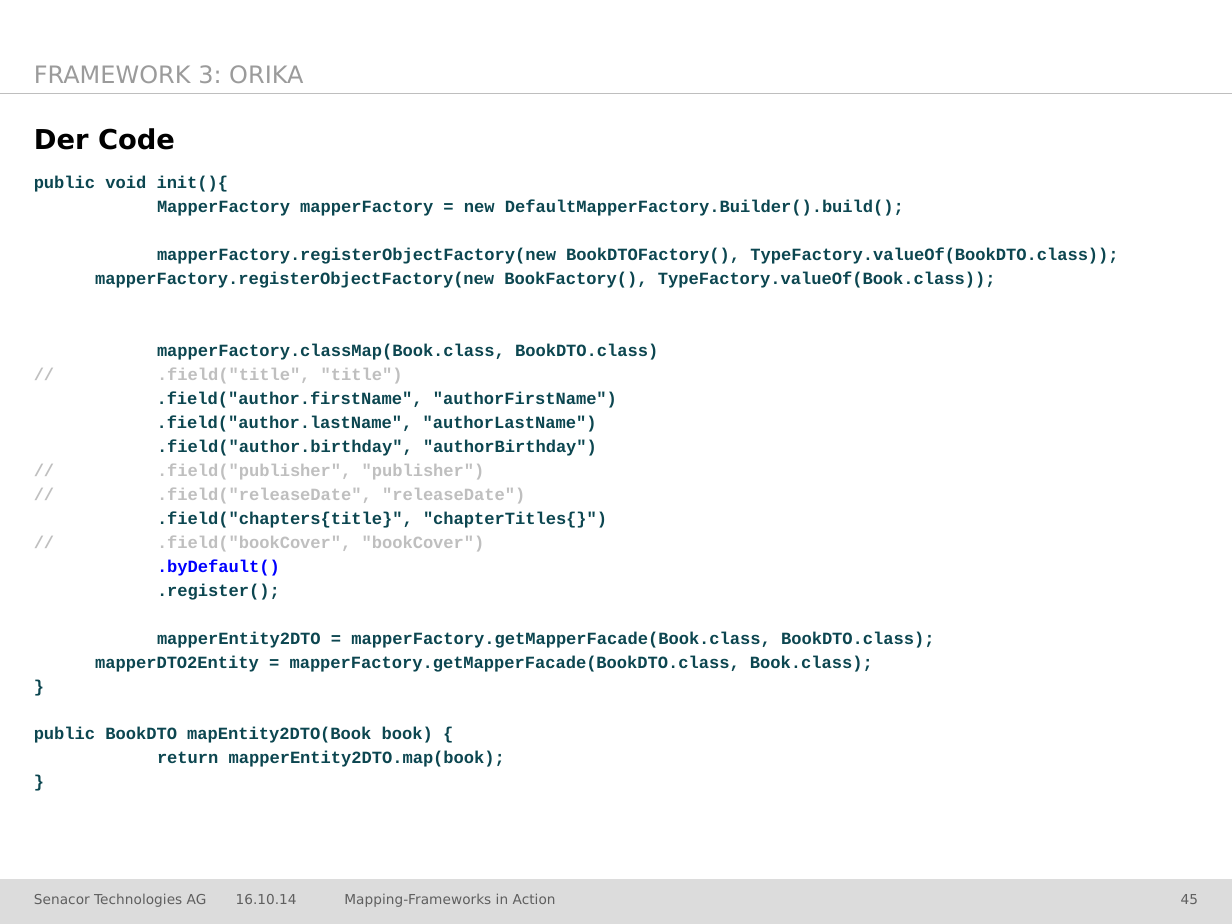
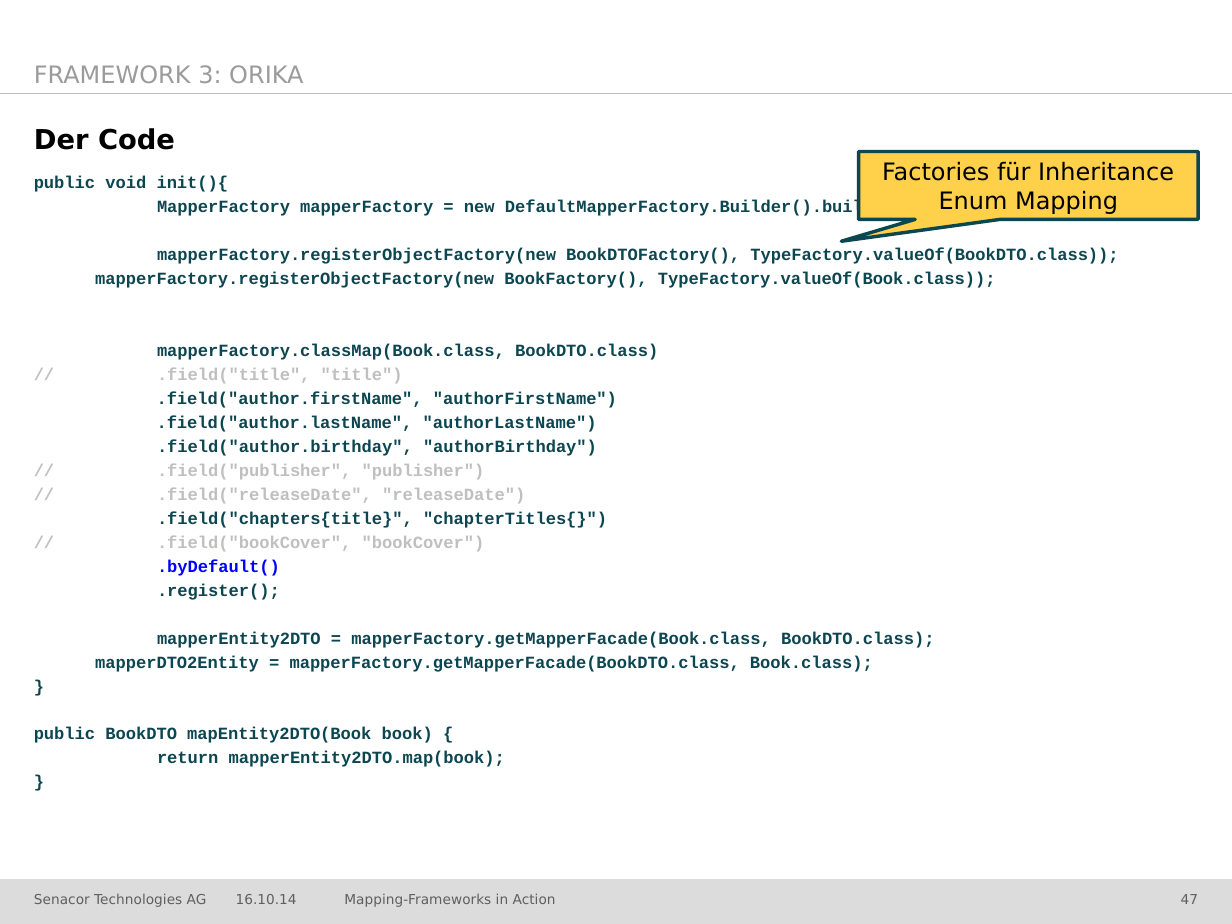
Before and after one commit to jschwalb/Mappings, a slide deck: slide 47 of presentation.pptx (slide 45 before the commit). Drawn at 1232x924 pixels with LibreOffice and Linux fonts; fonts in the diff are those of the drawing; background and template pictures are left out. Boxes give left, top, right and bottom in pixels: in the first picture for what was removed or moved away, otherwise in the second. Text is boxed around its words. In the diff, an @@ line names an element or a change of style, - is before the commit and + after.

```diff
--- a/presentation.pptx
+++ b/presentation.pptx
@@ speech box added at (x1=859, y1=152, x2=1199, y2=219), fill #FFD049, outline #0C4650 2 pt, 14 pt, text #000000 @@
+Factories für Inheritance Enum Mapping
@@ page number at (x1=1181, y1=894, x2=1198, y2=904): text changed @@
-45
+47
```
Also in this commit, not shown: 3 other slides changed, 3 slides added.
